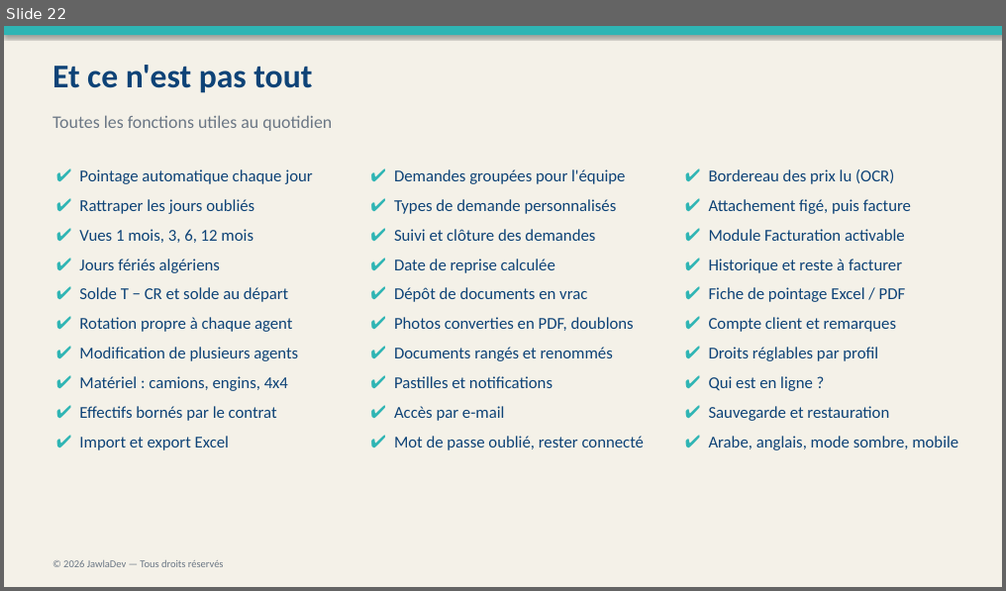
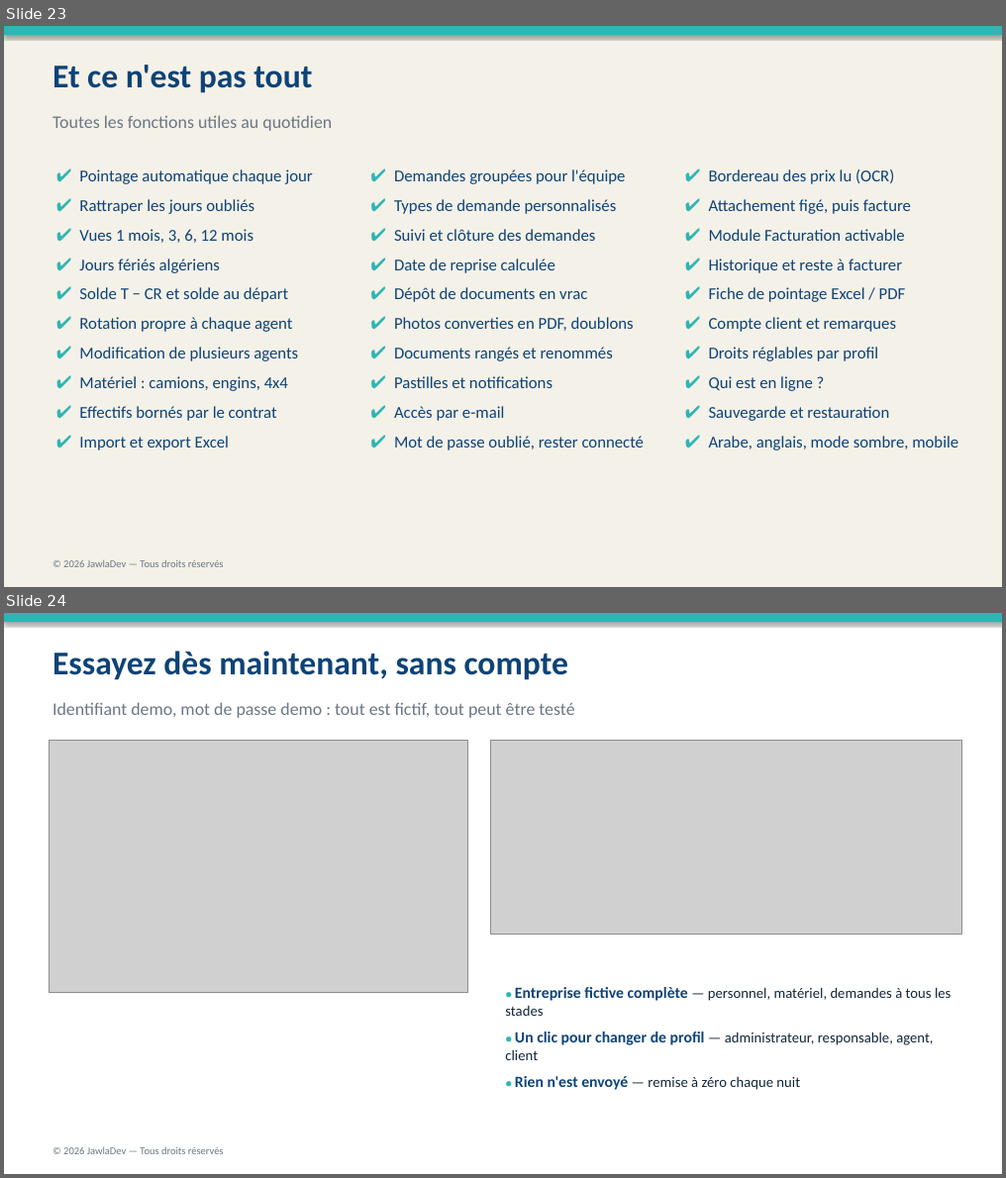
Before and after one commit to rayanem-dev/JawlaDev, a slide deck: assets/docs/Sijil-Presentation.pptx. Shown one above the other, each under a label of ours: slide 22 before the commit, slides 23 and 24 after it. The pictures are 1006x591 and 1006x1178 pixels, drawn with LibreOffice and Linux fonts; fonts in the diff are those of the drawing; grey boxes stand for pictures. Boxes give left, top, right and bottom in pixels: in the first picture for what was removed or moved away, otherwise in the second. Text is boxed around its words. In the diff, an @@ line names an element or a change of style, - is before the commit and + after.

```diff
--- a/assets/docs/Sijil-Presentation.pptx
+++ b/assets/docs/Sijil-Presentation.pptx
@@ slide 24 added at (4,613,1002,1174), background #FFFFFF @@
@@ rectangle added at (4,613,1002,622), fill #2FB5B4 @@
@@ text added at (53,651,568,680), 32 pt, text #0E4377, bold @@
+Essayez dès maintenant, sans compte
@@ text added at (53,702,574,718), 17 pt, text #6B7785 @@
+Identifiant demo, mot de passe demo : tout est fictif, tout peut être testé
@@ picture added at (49,741,468,993) @@
@@ picture added at (491,741,962,934) @@
@@ text added at (505,987,950,1090), 14 pt, text #12263A @@
+● Entreprise fictive complète — personnel, matériel, demandes à tous les stades
+● Un clic pour changer de profil — administrateur, responsable, agent, client
+● Rien n'est envoyé — remise à zéro chaque nuit
@@ text added at (63,1148,224,1155), 10 pt, text #6B7785 @@
+© 2026 JawlaDev — Tous droits réservés
@@ what was slide 22 is now slide 23 @@
```
Also in this commit, not shown: 3 slides changed, 1 other slide added, 13 other files.
